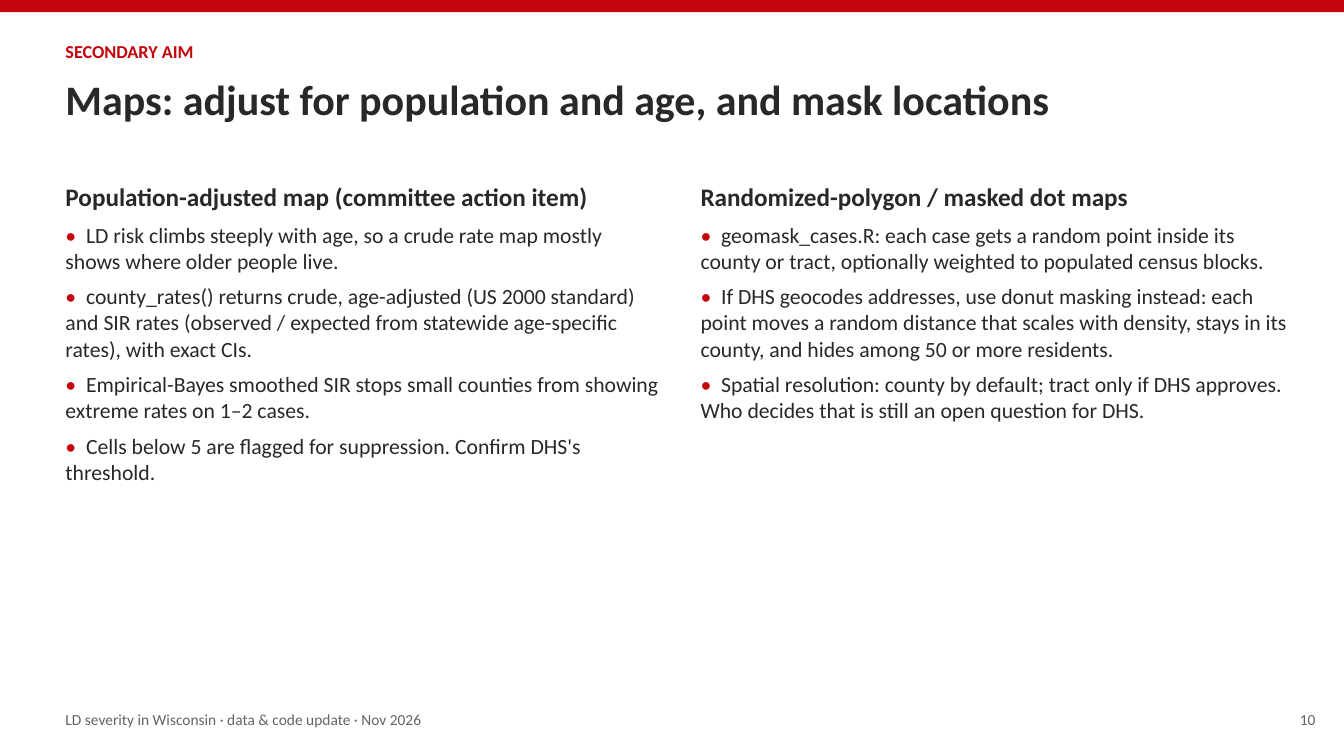
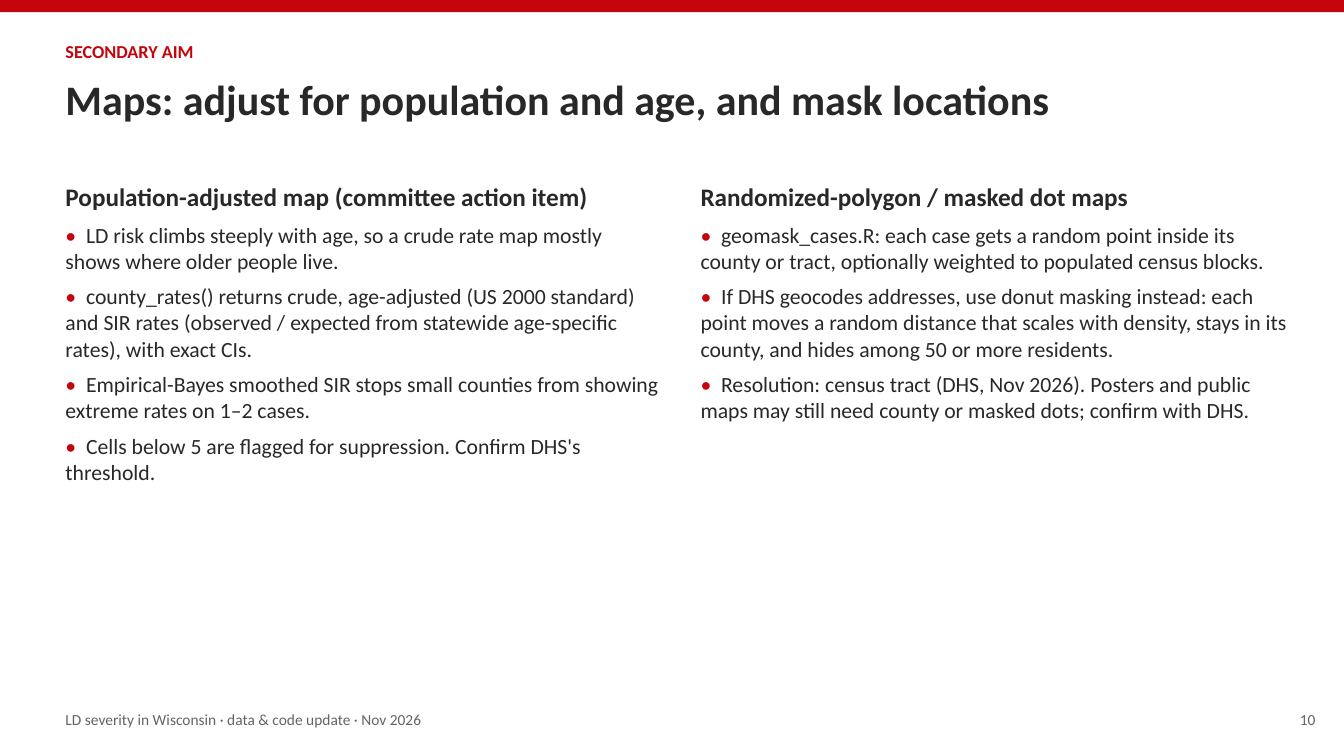
Before and after one commit to juel15401/Campinas_Dengue_Zika, a slide deck: slide 10 of legionnaires_update/deck/LD_project_update_for_Rachel_2026-11.pptx. Drawn at 1344x756 pixels with LibreOffice and Linux fonts; fonts in the diff are those of the drawing. Boxes give left, top, right and bottom in pixels: in the first picture for what was removed or moved away, otherwise in the second. Text is boxed around its words. In the diff, an @@ line names an element or a change of style, - is before the commit and + after.

```diff
--- a/legionnaires_update/deck/LD_project_update_for_Rachel_2026-11.pptx
+++ b/legionnaires_update/deck/LD_project_update_for_Rachel_2026-11.pptx
@@ text at (701,376,1250,422): text changed @@
-• Spatial resolution: county by default; tract only if DHS approves. Who decides that is still an open question for DHS.
+• Resolution: census tract (DHS, Nov 2026). Posters and public maps may still need county or masked dots; confirm with DHS.
```
Also in this commit, not shown: 5 other slides changed, 7 other files.
